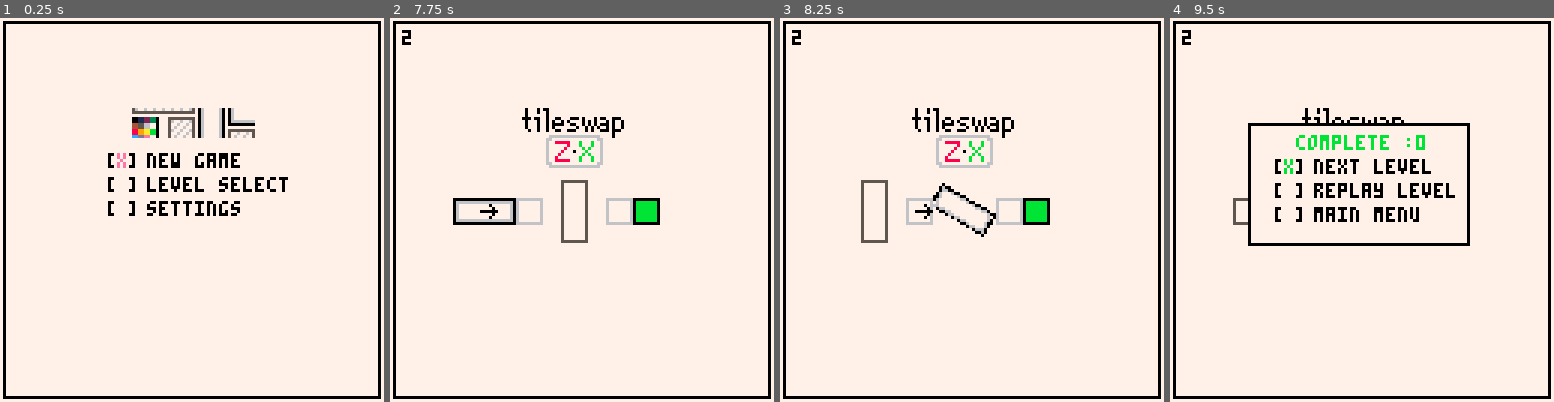
Above: before the commit, frames 1-4 (left to right).
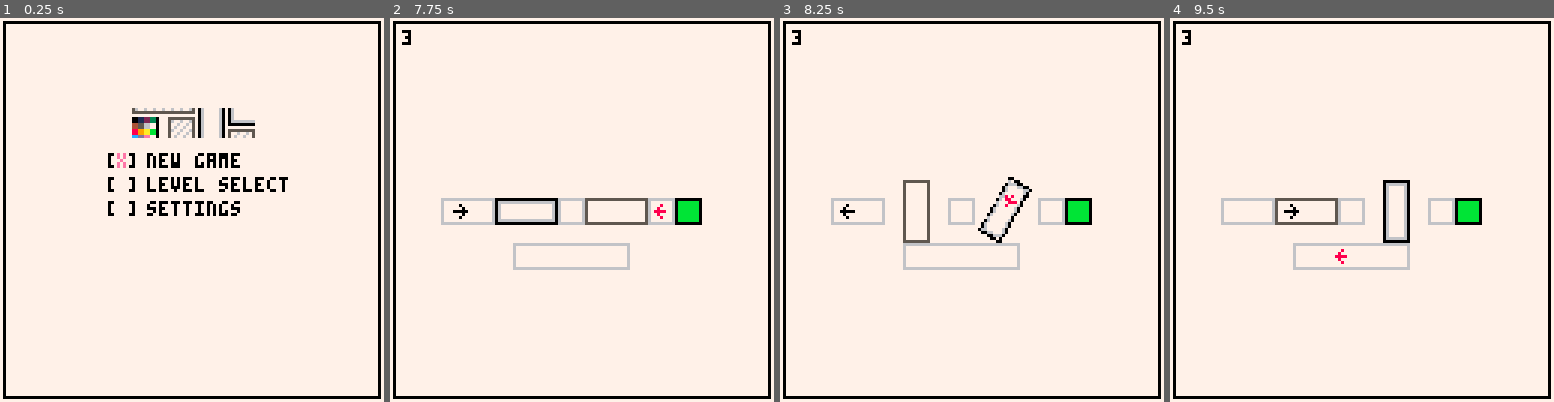
Above: after the commit, the same moments.

Repository: kreludan/rotatoes
Game: PICO-8 cartridge rotatoes.p8
The game is run twice, just before and just after one commit, with the same random seed, the same clock (stepped at 60 frames per second) and the same inputs.
Inputs:
- Up to frame 1 (0.25 s): no input
- Up to frame 2 (7.75 s): tap X (X key) at 0.33, 1.07, 1.85, 2.97, 4.08, 5.2, 6.32, 7.43 s; tap O (Z key) at 0.7, 1.7, 2.1, 2.5, 2.9, 3.3, 3.7, 4.1, 4.5, 4.9, 5.3, 5.7, 6.1, 6.5, 6.9, 7.3, 7.7 s; hold Right 1.6-2.1 s; hold Up 2.15-2.42 s; hold Right 2.47-3.03 s; hold Left 3.08-3.58 s; hold Down 3.63-3.97 s; hold Right 4.02-4.68 s; hold Up 4.73-5.03 s; hold Left 5.08-5.68 s; hold Down 5.73-6.03 s; hold Right 6.08-6.58 s; hold Right 6.63-7.13 s; hold Up 7.18-7.45 s; hold Right from 7.5 s (still down)
- Up to frame 3 (8.25 s): release Right at 8.07 s; tap O (Z key) at 8.1 s; hold Left from 8.12 s (still down)
- Up to frame 4 (9.5 s): tap O (Z key) at 8.5, 8.9, 9.3 s; tap X (X key) at 8.55 s; release Left at 8.62 s; hold Down 8.67-9 s; hold Right from 9.05 s (still down)

Frame 1 is identical in both runs. In frame 2, 4.6% of the frame differs, in the area x 3-82%, y 4-66%; in frame 3, 5.2%; in frame 4, 6.6%.

Commit message:
Fix level transition bug, add level 3

Diff:
--- a/rotatoes.p8
+++ b/rotatoes.p8
@@ -157,7 +157,6 @@
     level_player.draw_points[i].y == level_goal.center_y then
       in_game_menu_option = 1
       level_state = "win"
-      level_num = min(count(level_blueprints), level_num + 1)
     end
 
     for j=1, count(level_enemies) do
@@ -988,6 +987,7 @@
 level_blueprints = {
     "1-goal,85,64|player,37,64-vert,61,64-corrend_left,37,64|corrend_right,46,64|corr_singleton,76,64|corr_singleton,85,64-right,0|right,1",
     "2-goal,85,64|player,31,64-horiz,31,64|vert,61,64-corr_singleton,46,64|corr_singleton,76,64|corr_singleton,85,64-right,0|right,1",
+    "3-goal,99,64|enemy_basic,90,64|player,21,64-horiz,45,64|horiz,75,64-corrend_left,21,64|corrend_right,30,64|corr_singleton,60,64|corr_singleton,90,64|corr_singleton,99,64|corrend_left,45,79|corr_horiz,54,79|corr_horiz,63,79|corr_horiz,72,79|corrend_right,75,79-right,0|left,1|right,1"
 }
 
 function draw_level_text()
@@ -1046,9 +1046,9 @@
     in_game_menu_option = min(3, in_game_menu_option+1)
   elseif btnp(❎) or btnp(🅾️) then
     if in_game_menu_option == 1 then
+      level_num = min(count(level_blueprints), level_num + 1)
       _init_level(level_num)
     elseif in_game_menu_option == 2 then
-      level_num -= 1
       _init_level(level_num)
     else
       init_main_menu()
@@ -1288,6 +1288,6 @@
 fffffffffffffffffffffffffffff57077770770770770770770770770707777777075fffffffff6777787770777b77776fffffffff6711111170799999976ff
 fff0ffff8fffff2ffefffffffffff57077770770770770770770770770707777777075fffffffff677787777777b7b7776fffffffff6771777777777779776ff
 ffff0ffff8fffff2fefefffffffff57077777007777077000777077007770007000775fffffffff67787777777b777b776fffffffff6777177777777797776ff
-000000f8888f2222feeeeffffffff57777777777777777777777777777777777777775fffffffff67788888777b777b776fffffffff6777777777777777776ff
+f00000f8888f2222feeeeffffffff57777777777777777777777777777777777777775fffffffff67788888777b777b776fffffffff6777777777777777776ff
 ffff0ffff8fffff2fefefffffffff55777777777777777777777777777777777777755fffffffff6677777777777777766fffffffff6677777777777777766ff
 fff0ffff8fffff2ffeffffffffffff555555555555555555555555555555555555555fffffffffff66666666666666666fffffffffff66666666666666666fff
--- a/src/0.global.lua
+++ b/src/0.global.lua
@@ -153,7 +153,6 @@
     level_player.draw_points[i].y == level_goal.center_y then
       in_game_menu_option = 1
       level_state = "win"
-      level_num = min(count(level_blueprints), level_num + 1)
     end
 
     for j=1, count(level_enemies) do
--- a/src/4.levels.lua
+++ b/src/4.levels.lua
@@ -21,6 +21,7 @@
 level_blueprints = {
     "1-goal,85,64|player,37,64-vert,61,64-corrend_left,37,64|corrend_right,46,64|corr_singleton,76,64|corr_singleton,85,64-right,0|right,1",
     "2-goal,85,64|player,31,64-horiz,31,64|vert,61,64-corr_singleton,46,64|corr_singleton,76,64|corr_singleton,85,64-right,0|right,1",
+    "3-goal,99,64|enemy_basic,90,64|player,21,64-horiz,45,64|horiz,75,64-corrend_left,21,64|corrend_right,30,64|corr_singleton,60,64|corr_singleton,90,64|corr_singleton,99,64|corrend_left,45,79|corr_horiz,54,79|corr_horiz,63,79|corr_horiz,72,79|corrend_right,75,79-right,0|left,1|right,1"
 }
 
 function draw_level_text()
--- a/src/5.menu.lua
+++ b/src/5.menu.lua
@@ -45,9 +45,9 @@
     in_game_menu_option = min(3, in_game_menu_option+1)
   elseif btnp(❎) or btnp(🅾️) then
     if in_game_menu_option == 1 then
+      level_num = min(count(level_blueprints), level_num + 1)
       _init_level(level_num)
     elseif in_game_menu_option == 2 then
-      level_num -= 1
       _init_level(level_num)
     else
       init_main_menu()
--- a/src/utils/encode_level_as_string.lua
+++ b/src/utils/encode_level_as_string.lua
@@ -32,23 +32,28 @@
     return blueprint_string
 end
 
-level = {level_num = 2,
+level = {level_num = 3,
          character_blueprint = {
-             {"goal", 85, 64, "right", 0},
-             {"player", 31, 64, "right", 1}
+             {"goal", 99, 64, "right", 0},
+             {"enemy_basic", 90, 64, "left", 1},
+             {"player", 21, 64, "right", 1}
          },
          rotator_blueprint = {
-             { "horiz", 31, 64 },
-             { "vert", 61, 64 },
+             { "horiz", 45, 64 },
+             { "horiz", 75, 64 },
          },
          static_tile_blueprint = {
-             { "corr_singleton", 46, 64 },
-             { "corr_singleton", 76, 64 },
-             { "corr_singleton", 85, 64 }
+             { "corrend_left", 21, 64 },
+             { "corrend_right", 30, 64 },
+             { "corr_singleton", 60, 64 },
+             { "corr_singleton", 90, 64 },
+             { "corr_singleton", 99, 64 },
+             { "corrend_left", 45, 79 },
+             { "corr_horiz", 54, 79 },
+             { "corr_horiz", 63, 79 },
+             { "corr_horiz", 72, 79 },
+             { "corrend_right", 75, 79 }
          }}
-
-print(encode_level_as_string(level))
-
 
 level1 = {level_num = 1,
           character_blueprint = {
@@ -64,3 +69,23 @@
               { "corr_singleton", 76, 64 },
               { "corr_singleton", 85, 64 }
           }}
+
+
+level2 = {level_num = 2,
+         character_blueprint = {
+             {"goal", 85, 64, "right", 0},
+             {"player", 31, 64, "right", 1}
+         },
+         rotator_blueprint = {
+             { "horiz", 31, 64 },
+             { "vert", 61, 64 },
+         },
+         static_tile_blueprint = {
+             { "corr_singleton", 46, 64 },
+             { "corr_singleton", 76, 64 },
+             { "corr_singleton", 85, 64 }
+         }}
+
+levels = {level1, level2}
+
+print(encode_level_as_string(level))
